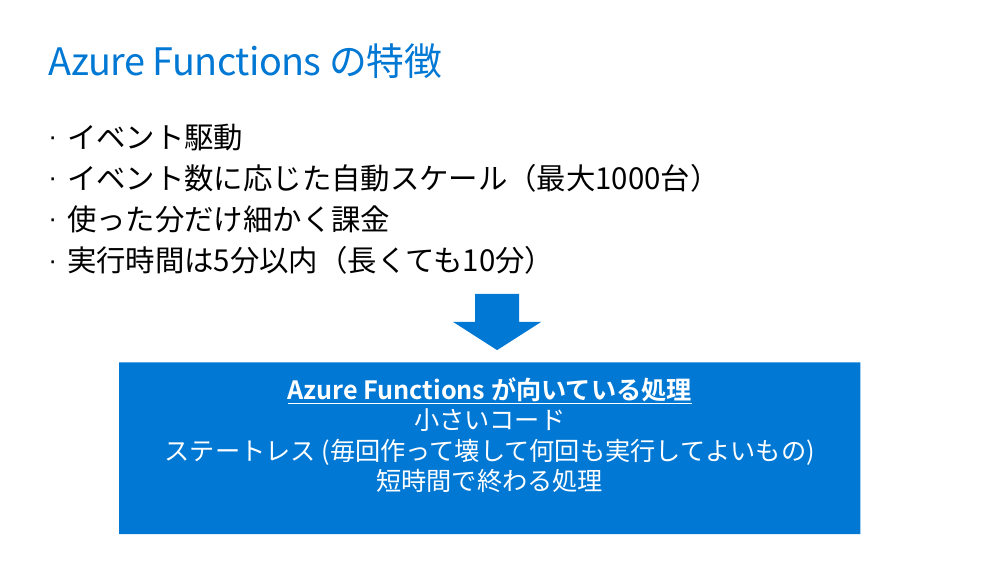
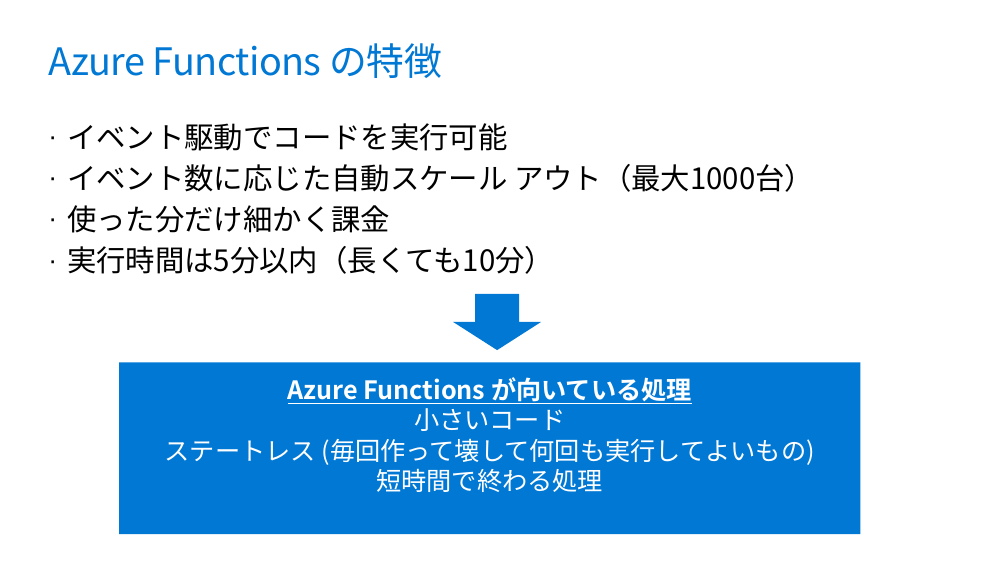
Before and after one commit to runceel/yonayona-durable, a slide deck: slide 7 of slides/slides.pptx. Drawn at 1008x567 pixels with LibreOffice and Linux fonts; fonts in the diff are those of the drawing; background and template pictures are left out. Boxes give left, top, right and bottom in pixels: in the first picture for what was removed or moved away, otherwise in the second. Text is boxed around its words. In the diff, an @@ line names an element or a change of style, - is before the commit and + after.

```diff
--- a/slides/slides.pptx
+++ b/slides/slides.pptx
@@ text at bbox=[67, 123, 814, 192]: text changed @@
-· イベント駆動
-· イベント数に応じた自動スケール（最大1000台）
+· イベント駆動でコードを実行可能
+· イベント数に応じた自動スケール アウト（最大1000台）
```
Also in this commit, not shown: 9 other slides changed, 1 slide added, 1 other file.
